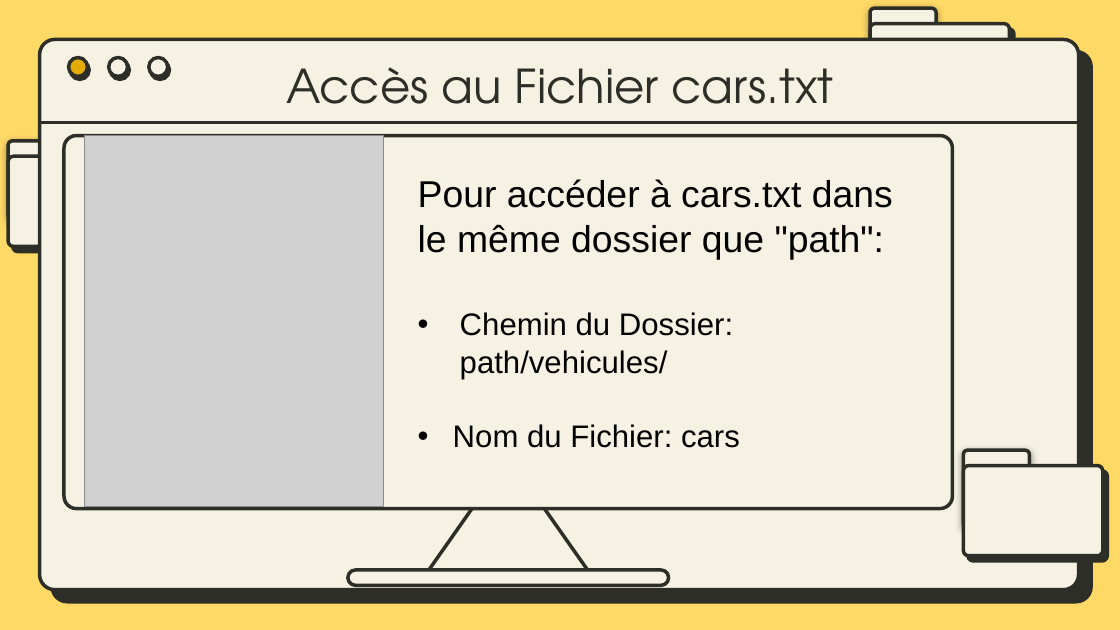
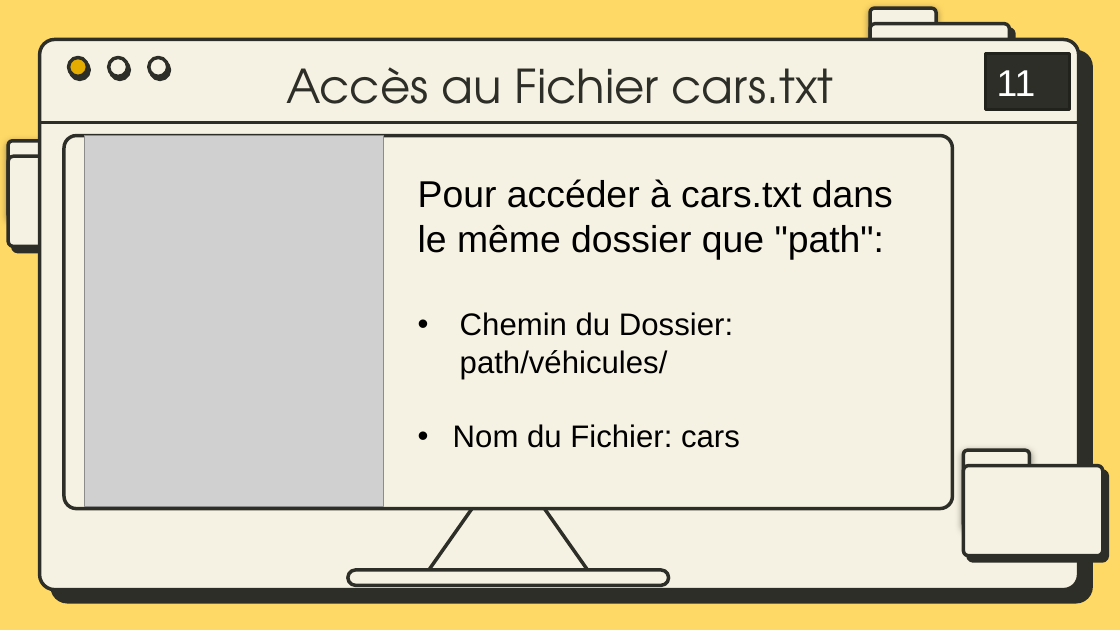
Before and after one commit to bydevmar/Master_MASD_FPO, a slide deck: slide 11 of SEMESTER 1/Modélisation avec Python/G- Fichiers/Manipulation des Fichiers.pptx. Drawn at 1120x630 pixels with LibreOffice and Linux fonts; fonts in the diff are those of the drawing; grey boxes stand for pictures. Boxes give left, top, right and bottom in pixels: in the first picture for what was removed or moved away, otherwise in the second. Text is boxed around its words. In the diff, an @@ line names an element or a change of style, - is before the commit and + after.

```diff
--- a/SEMESTER 1/Modélisation avec Python/G- Fichiers/Manipulation des Fichiers.pptx
+++ b/SEMESTER 1/Modélisation avec Python/G- Fichiers/Manipulation des Fichiers.pptx
@@ rectangle added at [986,54,1070,110], fill #2D2E27, outline #21221D 2 pt, 24 pt, text #FFFFFF @@
+11
@@ text at [460,312,733,379]: text changed @@
-• Chemin du Dossier: path/vehicules/
+• Chemin du Dossier: path/véhicules/
```
Also in this commit, not shown: 34 other slides changed, 5 other files.
